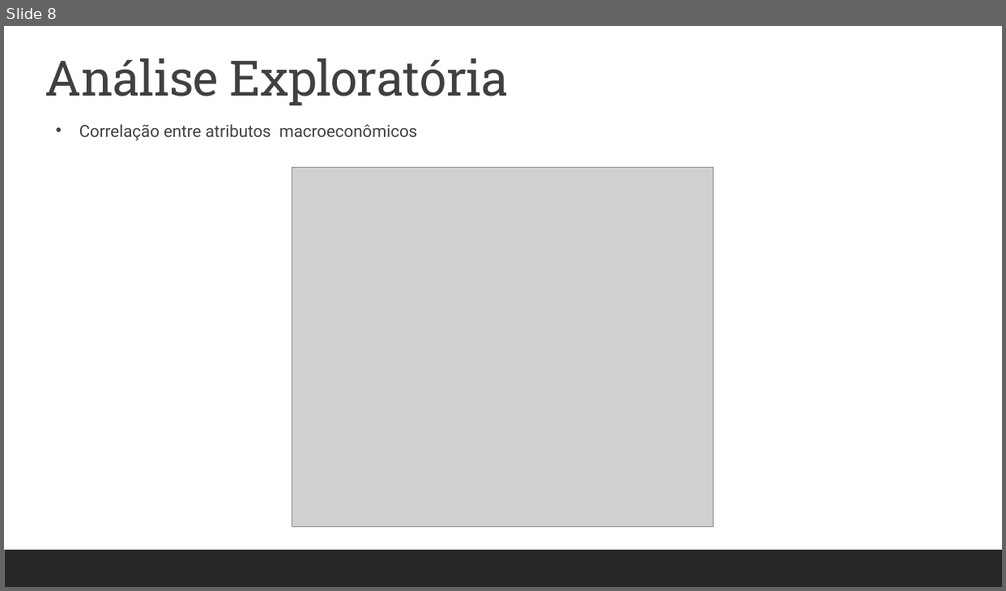
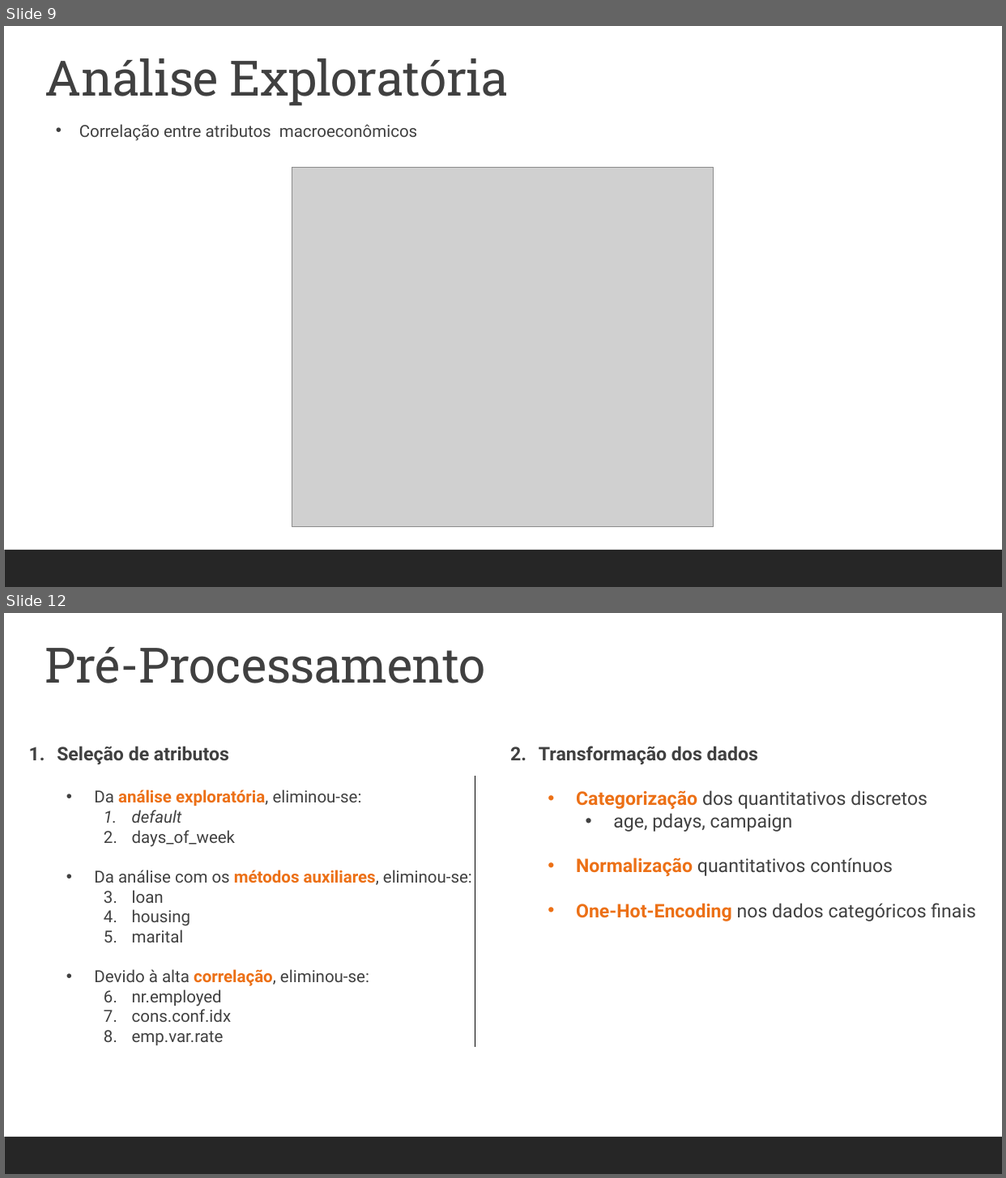
Before and after one commit to pedrosouzalv/PO-233, a slide deck: Projeto de PO-233.pptx. Shown one above the other, each under a label of ours: slide 8 before the commit, slides 9 and 12 after it; the slides between them are not shown. The pictures are 1006x591 and 1006x1178 pixels, drawn with LibreOffice and Linux fonts; fonts in the diff are those of the drawing; grey boxes stand for pictures. Boxes give left, top, right and bottom in pixels: in the first picture for what was removed or moved away, otherwise in the second. Text is boxed around its words. In the diff, an @@ line names an element or a change of style, - is before the commit and + after.

```diff
--- a/Projeto de PO-233.pptx
+++ b/Projeto de PO-233.pptx
@@ slide 12 added at (x1=4, y1=613, x2=1002, y2=1174), background #FFFFFF; not listed: 1 template element that a slide beside it also shows @@
@@ text added at (x1=45, y1=647, x2=486, y2=683), 47 pt, text #404040 @@
+Pré-Processamento
@@ text added at (x1=57, y1=746, x2=472, y2=1046), 16 pt, text #404040 @@
+1. Seleção de atributos
+  • Da análise exploratória, eliminou-se:
+    1. default
+    2. days_of_week
+  • Da análise com os métodos auxiliares, eliminou-se:
+    3. loan
+    4. housing
+    5. marital
+  • Devido à alta correlação, eliminou-se:
+    6. nr.employed
+    7. cons.conf.idx
+    8. emp.var.rate
@@ text added at (x1=539, y1=746, x2=976, y2=922), 18 pt, text #404040 @@
+2. Transformação dos dados
+  • Categorização dos quantitativos discretos
+    • age, pdays, campaign
+  • Normalização quantitativos contínuos
+  • One-Hot-Encoding nos dados categóricos finais
@@ line added from (475, 776) to (475, 1047), #000000 1 pt @@
@@ what was slide 8 is now slide 9 @@
```
Also in this commit, not shown: 2 slides changed, 11 other slides added, 6 other files.
